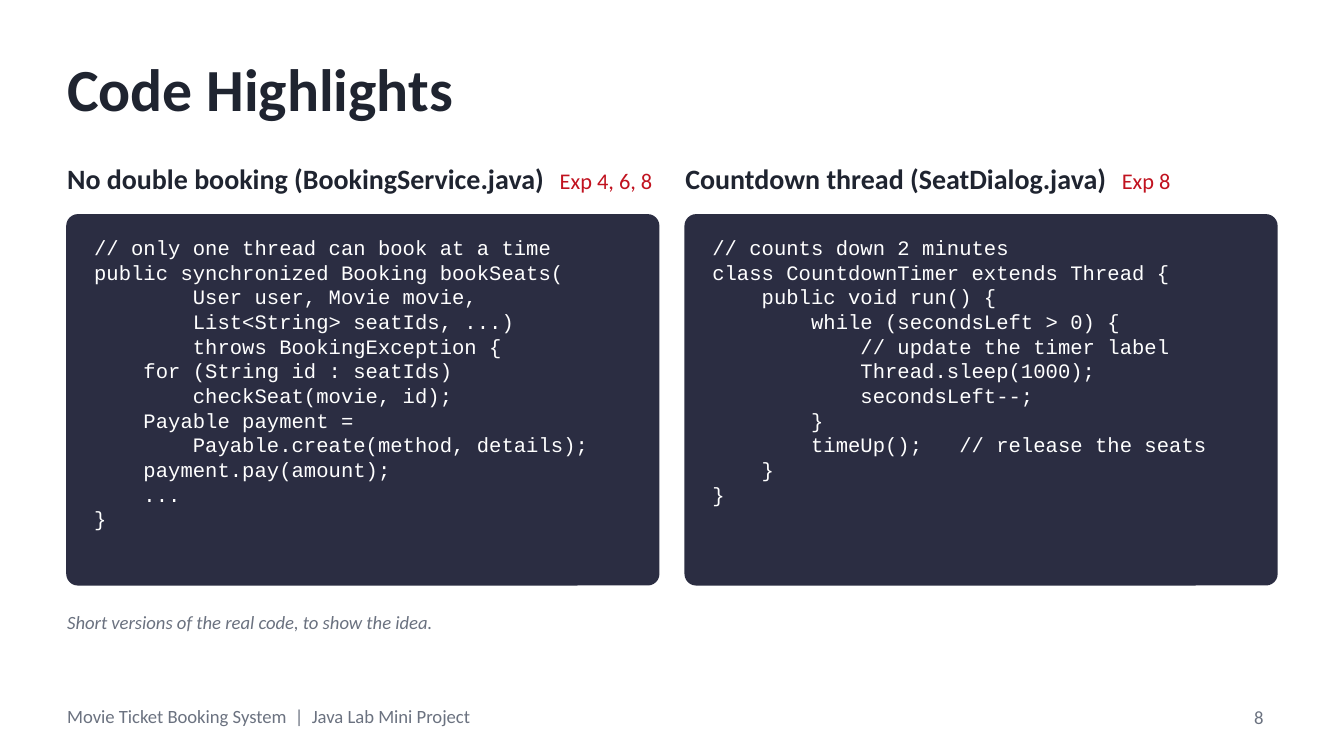
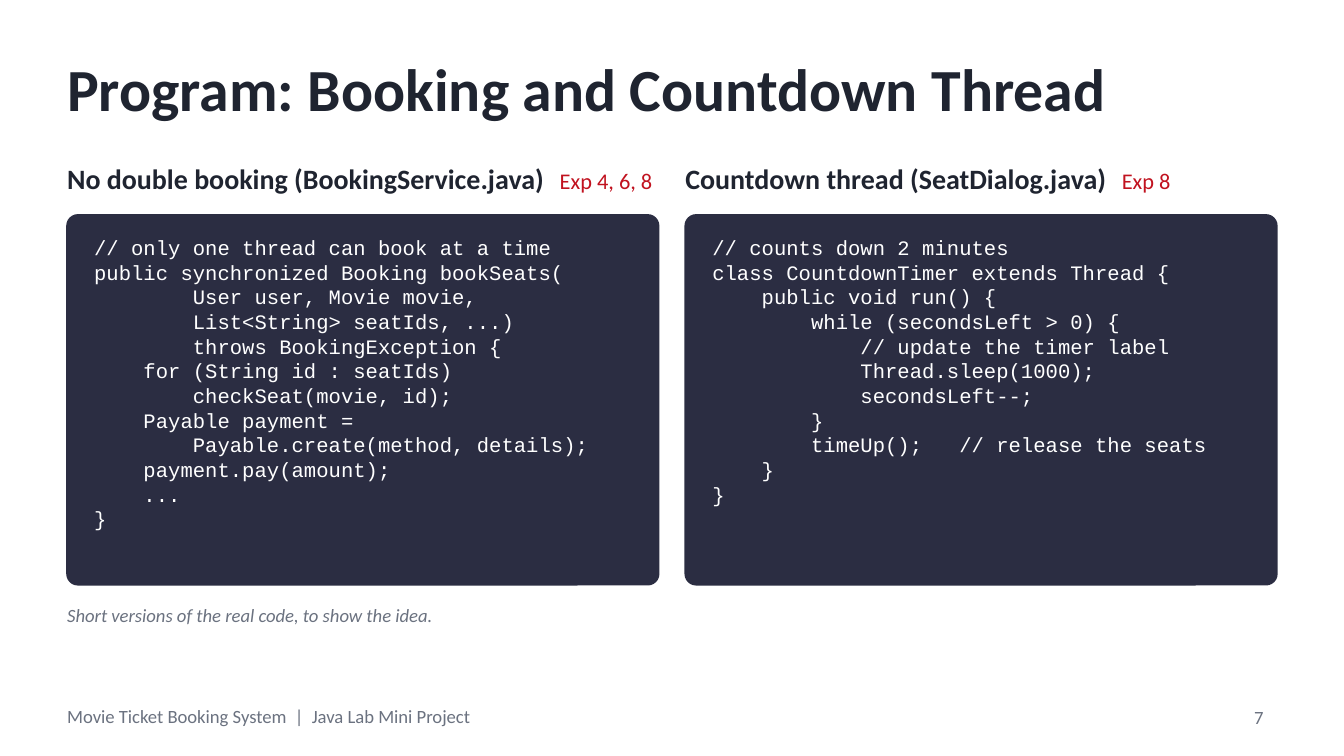
Before and after one commit to ThatOneRahul/Movie-Ticket-Booking-System, a slide deck: slide 7 of Movie Ticket Booking System - Presentation.pptx (slide 8 before the commit). Drawn at 1344x756 pixels with LibreOffice and Linux fonts; fonts in the diff are those of the drawing. Boxes give left, top, right and bottom in pixels: in the first picture for what was removed or moved away, otherwise in the second. Text is boxed around its words. In the diff, an @@ line names an element or a change of style, - is before the commit and + after.

Commit message:
Redo presentation as Title, Problem Statement, Objective, Program and Output

```diff
--- a/Movie Ticket Booking System - Presentation.pptx
+++ b/Movie Ticket Booking System - Presentation.pptx
@@ title at <box>67,69,1105,121</box>: text changed @@
-Code Highlights
+Program: Booking and Countdown Thread
@@ text "Short versions of the real ...": place and size @@
-text "Short versions of the real ..." at <box>67,616,432,631</box>
+text "Short versions of the real ..." at <box>67,609,432,624</box>
@@ page number at <box>1254,712,1263,724</box>: text changed @@
-8
+7
```
Also in this commit, not shown: 3 other slides changed, 2 slides added, 4 slides removed, 1 other file.
